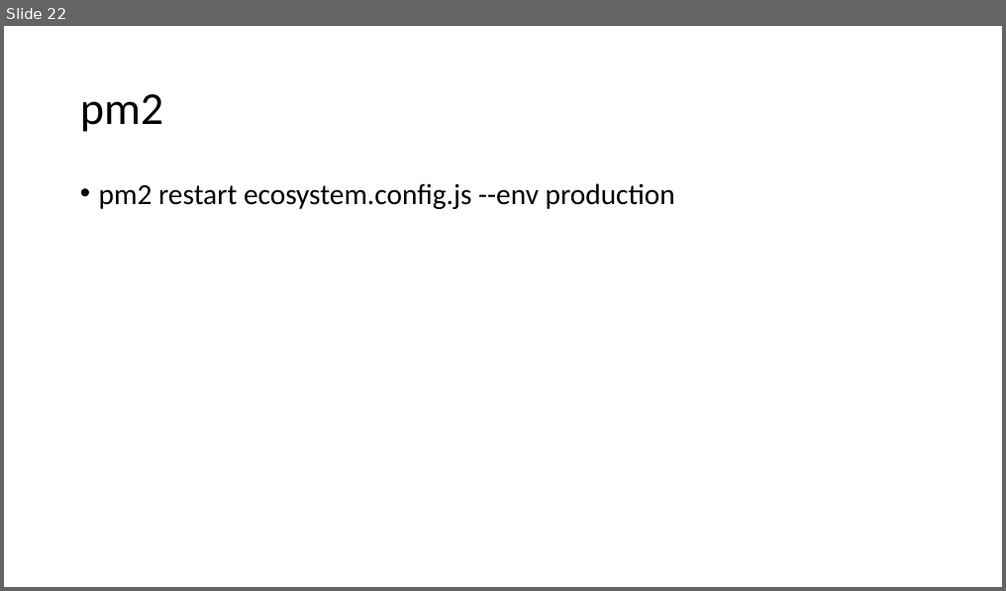
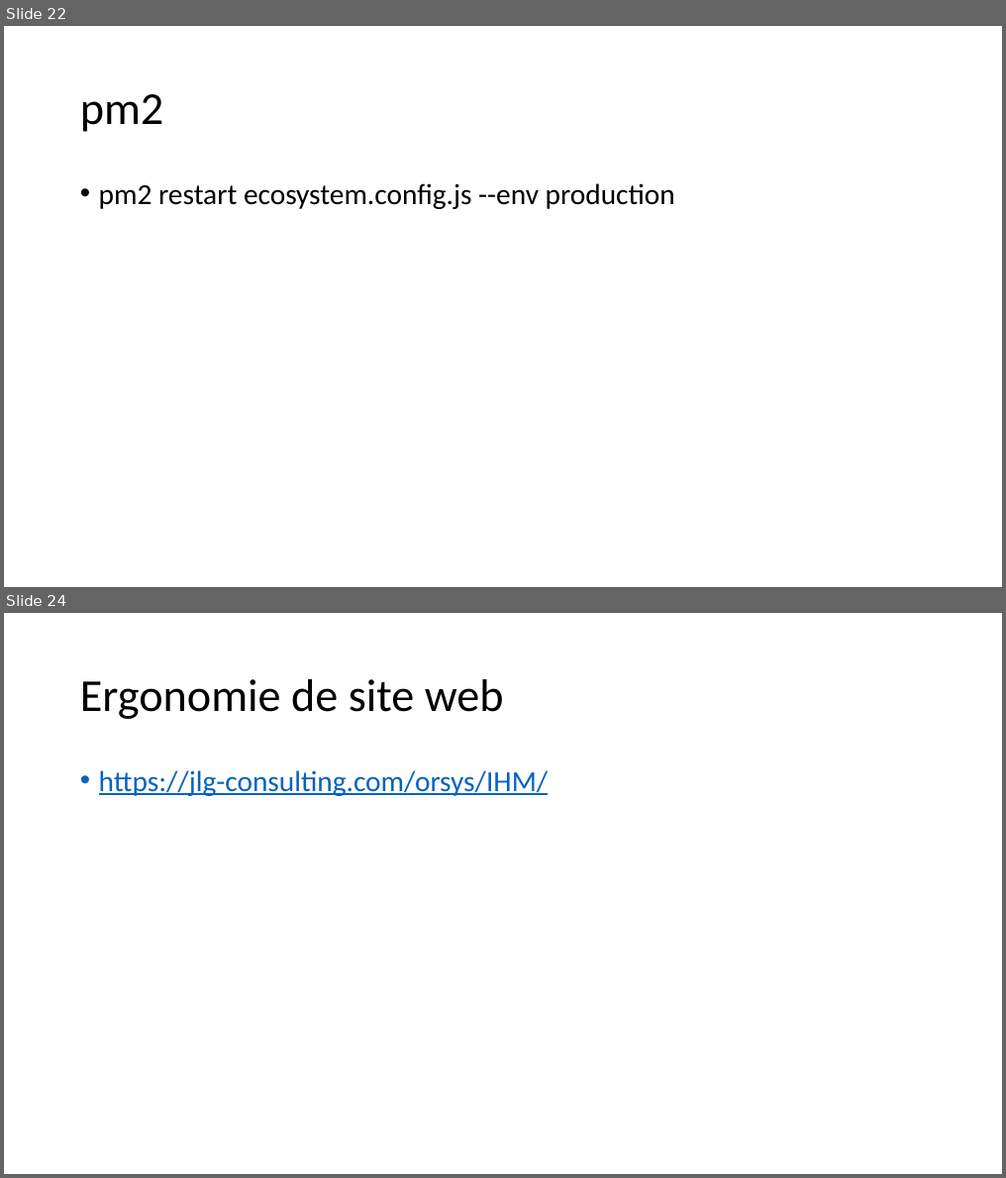
Before and after one commit to jlg-formation/fuj-juillet-2020, a slide deck: notes.pptx. Shown one above the other, each under a label of ours: slide 22 before the commit, slides 22 and 24 after it; the slides between them are not shown. The pictures are 1006x591 and 1006x1178 pixels, drawn with LibreOffice and Linux fonts; fonts in the diff are those of the drawing. Boxes give left, top, right and bottom in pixels: in the first picture for what was removed or moved away, otherwise in the second. Text is boxed around its words. In the diff, an @@ line names an element or a change of style, - is before the commit and + after.

```diff
--- a/notes.pptx
+++ b/notes.pptx
@@ slide 24 added at (4, 613, 1002, 1174), background #FFFFFF @@
@@ title added at (80, 679, 504, 719), 44 pt, text #000000 @@
+Ergonomie de site web
@@ text added at (99, 770, 548, 796), 28 pt, text #0563C1, underline @@
+• https://jlg-consulting.com/orsys/IHM/
```
Also in this commit, not shown: 2 slides changed, 1 other slide added.
